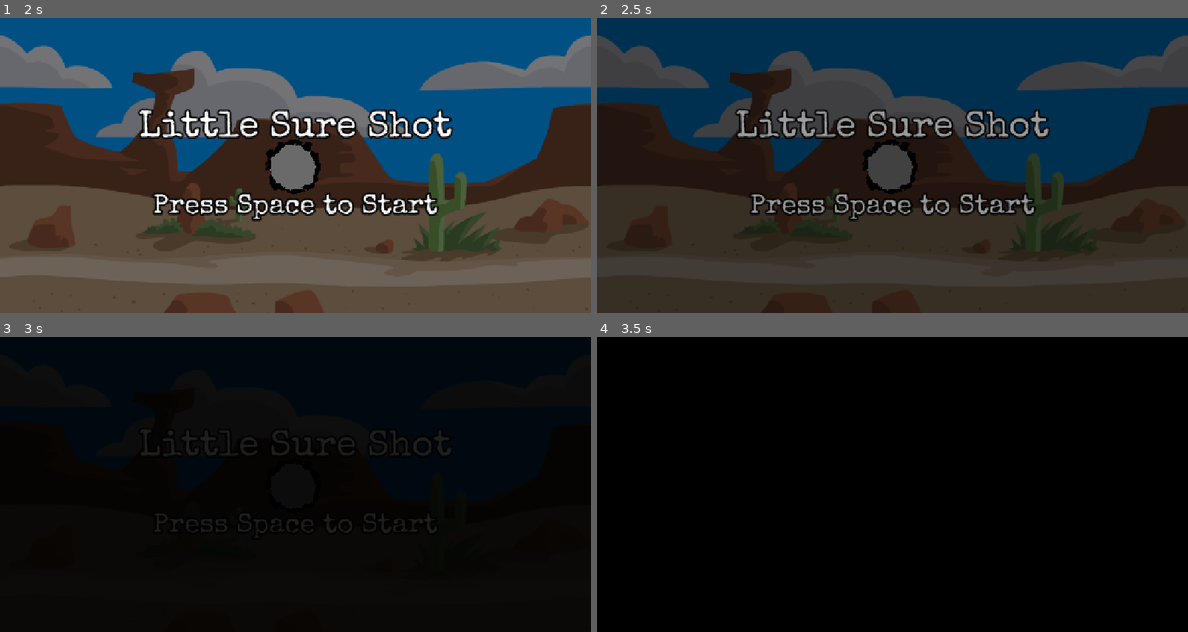
Above: before the commit, frames 1-4 (two rows, left to right).
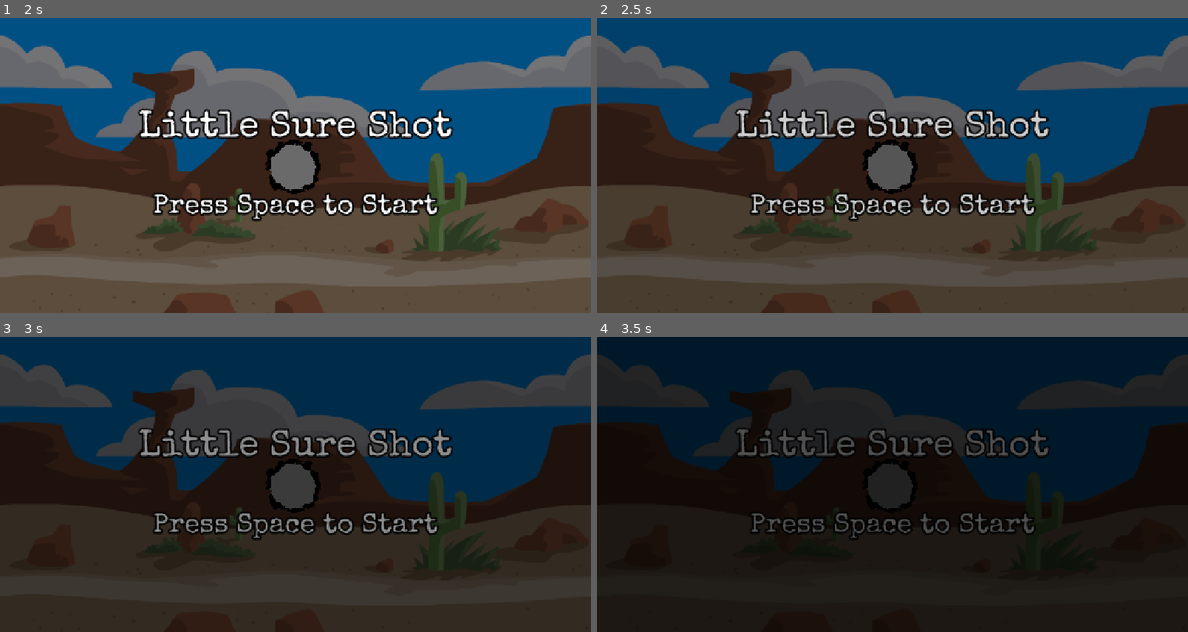
Above: after the commit, the same moments.

Repository: jenschrader/sdev248-group-project-2
Game: Godot game, scene res://scenes/ui/StartScreen.tscn
The game is run twice, just before and just after one commit, with the same random seed, the same clock (stepped at 60 frames per second) and the same inputs.
Inputs:
- Up to frame 1 (2 s): tap Space (Play) at 0.5 s; hold Right (ui_right) 0.53-1.28 s; hold Space (Play) 0.53-1.28 s; tap Enter (interact) at 0.8, 1.35 s; hold Down (ui_down) from 1.28 s (still down); tap N (no) at 1.55 s
- Up to frame 2 (2.5 s): tap Space (Play) at 2, 2.3 s; release Down (ui_down) at 2.03 s; hold Right (ui_right) from 2.03 s (still down); hold N (no) from 2.03 s (still down)
- Up to frame 3 (3 s): tap Space (Play) at 2.75, 2.85 s; release Right (ui_right) at 2.78 s; release N (no) at 2.78 s; hold S (speed_up, bound only after the commit) from 2.78 s (still down)
- Up to frame 4 (3.5 s): keep holding S (speed_up, bound only after the commit); tap Enter (interact) at 3.05 s

Frame 1 is identical in both runs. In frame 2, 31% of the frame differs, in the area x 0-100%, y 0-68%; in frame 3, 97%, in the area x 0-100%, y 0-100%; in frame 4, 75%.

Commit message:
Added typewriter SFX to cutscene; Created globals for fading in/out and for music management; Added pause screen menu; Misc improvements

Diff:
--- a/group-project-2/assets/themes/theme.tres
+++ b/group-project-2/assets/themes/theme.tres
@@ -2,13 +2,29 @@
 
 [ext_resource type="FontFile" uid="uid://cm2hx8aspukc7" path="res://assets/fonts/SpecialElite-Regular.ttf" id="1_7egdk"]
 
-[sub_resource type="StyleBoxFlat" id="StyleBoxFlat_w1xho"]
-bg_color = Color(0.203281, 0.141949, 0.0619026, 1)
+[sub_resource type="StyleBoxFlat" id="StyleBoxFlat_p0u25"]
+bg_color = Color(0.03, 0.01555, 0.0045, 0.835294)
 border_width_left = 6
 border_width_top = 6
 border_width_right = 6
 border_width_bottom = 6
-border_color = Color(0.189992, 0.131794, 0.0558289, 1)
+border_color = Color(0.0292245, 0.0152115, 0.00431445, 1)
+corner_radius_top_left = 10
+corner_radius_top_right = 10
+corner_radius_bottom_right = 10
+corner_radius_bottom_left = 10
+expand_margin_left = 20.0
+expand_margin_top = 10.0
+expand_margin_right = 20.0
+expand_margin_bottom = 10.0
+
+[sub_resource type="StyleBoxFlat" id="StyleBoxFlat_w1xho"]
+bg_color = Color(0.03, 0.01555, 0.0045, 0.835294)
+border_width_left = 6
+border_width_top = 6
+border_width_right = 6
+border_width_bottom = 6
+border_color = Color(0.0292245, 0.0152115, 0.00431445, 1)
 corner_radius_top_left = 10
 corner_radius_top_right = 10
 corner_radius_bottom_right = 10
@@ -19,28 +35,12 @@
 expand_margin_bottom = 10.0
 
 [sub_resource type="StyleBoxFlat" id="StyleBoxFlat_fq388"]
-bg_color = Color(0.203281, 0.141949, 0.0619026, 1)
+bg_color = Color(0.03, 0.01555, 0.0045, 0.835294)
 border_width_left = 6
 border_width_top = 6
 border_width_right = 6
 border_width_bottom = 6
-border_color = Color(0.189992, 0.131794, 0.0558289, 1)
-corner_radius_top_left = 10
-corner_radius_top_right = 10
-corner_radius_bottom_right = 10
-corner_radius_bottom_left = 10
-expand_margin_left = 20.0
-expand_margin_top = 10.0
-expand_margin_right = 20.0
-expand_margin_bottom = 10.0
-
-[sub_resource type="StyleBoxFlat" id="StyleBoxFlat_p0u25"]
-bg_color = Color(0.203281, 0.141949, 0.0619026, 1)
-border_width_left = 6
-border_width_top = 6
-border_width_right = 6
-border_width_bottom = 6
-border_color = Color(0.189992, 0.131794, 0.0558289, 1)
+border_color = Color(0.0292245, 0.0152115, 0.00431445, 1)
 corner_radius_top_left = 10
 corner_radius_top_right = 10
 corner_radius_bottom_right = 10
@@ -51,12 +51,12 @@
 expand_margin_bottom = 10.0
 
 [sub_resource type="StyleBoxFlat" id="StyleBoxFlat_ji1hq"]
-bg_color = Color(0.203281, 0.141949, 0.0619026, 1)
+bg_color = Color(0.03, 0.01555, 0.0045, 0.835294)
 border_width_left = 6
 border_width_top = 6
 border_width_right = 6
 border_width_bottom = 6
-border_color = Color(0.189992, 0.131794, 0.0558289, 1)
+border_color = Color(0.0292245, 0.0152115, 0.00431445, 1)
 corner_radius_top_left = 10
 corner_radius_top_right = 10
 corner_radius_bottom_right = 10
@@ -67,7 +67,7 @@
 expand_margin_bottom = 10.0
 
 [sub_resource type="StyleBoxFlat" id="StyleBoxFlat_pdjgs"]
-bg_color = Color(0.398533, 0.291931, 0.153223, 1)
+bg_color = Color(0.03, 0.01555, 0.0045, 0.835294)
 border_width_left = 6
 border_width_top = 6
 border_width_right = 6
@@ -103,7 +103,7 @@
 border_width_top = 4
 border_width_right = 4
 border_width_bottom = 4
-border_color = Color(0.219439, 0.157627, 0.0472978, 1)
+border_color = Color(0.03, 0.01555, 0.0045, 0.835294)
 corner_radius_top_left = 3
 corner_radius_top_right = 3
 corner_radius_bottom_right = 3
@@ -129,9 +129,9 @@
 Button/constants/icon_max_width = 0
 Button/constants/outline_size = 0
 Button/font_sizes/font_size = 24
-Button/styles/disabled = SubResource("StyleBoxFlat_w1xho")
-Button/styles/focus = SubResource("StyleBoxFlat_fq388")
-Button/styles/hover = SubResource("StyleBoxFlat_p0u25")
+Button/styles/disabled = SubResource("StyleBoxFlat_p0u25")
+Button/styles/focus = SubResource("StyleBoxFlat_w1xho")
+Button/styles/hover = SubResource("StyleBoxFlat_fq388")
 Button/styles/hover_pressed = SubResource("StyleBoxFlat_ji1hq")
 Button/styles/normal = SubResource("StyleBoxFlat_pdjgs")
 Button/styles/pressed = SubResource("StyleBoxFlat_hooha")
--- a/group-project-2/project.godot
+++ b/group-project-2/project.godot
@@ -18,6 +18,8 @@
 [autoload]
 
 GameManager="*res://scripts/systems/game_manager.gd"
+MusicManager="*res://scenes/ui/GlobalMusic.tscn"
+Fader="*res://scenes/ui/FadeLayer.tscn"
 
 [display]
 
@@ -47,6 +49,11 @@
 "events": [Object(InputEventKey,"resource_local_to_scene":false,"resource_name":"","device":-1,"window_id":0,"alt_press …(192 unchanged characters)…
 ]
 }
+speed_up={
+"deadzone": 0.2,
+"events": [Object(InputEventKey,"resource_local_to_scene":false,"resource_name":"","device":-1,"window_id":0,"alt_pressed":false,"shift_pressed":false,"ctrl_pressed":false,"meta_pressed":false,"pressed":false,"keycode":0,"physical_keycode":83,"key_label":0,"unicode":115,"location":0,"echo":false,"script":null)
+]
+}
 
 [rendering]
 
--- a/group-project-2/scenes/levels/IntroSaloon.tscn
+++ b/group-project-2/scenes/levels/IntroSaloon.tscn
@@ -7,6 +7,8 @@
 [ext_resource type="PackedScene" uid="uid://dvrrr4olouuju" path="res://scenes/objects/Barrel.tscn" id="4_63d5d"]
 [ext_resource type="PackedScene" uid="uid://ga4n22hluby5" path="res://scenes/ui/Dialogue.tscn" id="5_0adr5"]
 [ext_resource type="PackedScene" uid="uid://dnabbftq8dm30" path="res://scenes/objects/WarpArea.tscn" id="6_qxd2a"]
+[ext_resource type="PackedScene" uid="uid://pqj6ivgawcf1" path="res://scenes/ui/PauseMenu.tscn" id="8_3c2ml"]
+[ext_resource type="FontFile" uid="uid://cm2hx8aspukc7" path="res://assets/fonts/SpecialElite-Regular.ttf" id="9_k48m6"]
 
 [sub_resource type="TileSetAtlasSource" id="TileSetAtlasSource_63d5d"]
 texture = ExtResource("3_0adr5")
@@ -81,6 +83,13 @@
 physics_layer_0/collision_layer = 1
 sources/1 = SubResource("TileSetAtlasSource_ambr8")
 
+[sub_resource type="LabelSettings" id="LabelSettings_08as6"]
+line_spacing = 5.0
+font = ExtResource("9_k48m6")
+font_size = 21
+outline_size = 5
+outline_color = Color(0, 0, 0, 1)
+
 [node name="IntroSaloon" type="Node2D"]
 script = ExtResource("1_6b1iu")
 
@@ -111,6 +120,11 @@
 message = "Frank better not be playing a trick on me."
 object_id = "3"
 
+[node name="Barrel4" parent="." instance=ExtResource("4_63d5d")]
+position = Vector2(156, 171)
+message = "Are those pickles?"
+object_id = "4"
+
 [node name="WarpArea" parent="." instance=ExtResource("6_qxd2a")]
 position = Vector2(638, 6)
 spawn_position = Vector2(4, 1)
@@ -126,9 +140,15 @@
 grow_horizontal = 1
 grow_vertical = 0
 
-[node name="Barrel4" parent="." instance=ExtResource("4_63d5d")]
-position = Vector2(156, 171)
-message = "Are those pickles?"
-object_id = "4"
+[node name="PauseMenu" parent="." instance=ExtResource("8_3c2ml")]
+visible = false
+
+[node name="Label" type="Label" parent="."]
+offset_left = 10.0
+offset_top = 10.0
+offset_right = 206.0
+offset_bottom = 32.0
+text = "Press ESC to pause"
+label_settings = SubResource("LabelSettings_08as6")
 
 [connection signal="body_entered" from="WarpArea" to="Player" method="_on_warp_area_body_entered"]
--- a/group-project-2/scenes/levels/TownLevel.tscn
+++ b/group-project-2/scenes/levels/TownLevel.tscn
@@ -6,6 +6,7 @@
 [ext_resource type="PackedScene" uid="uid://dnabbftq8dm30" path="res://scenes/objects/WarpArea.tscn" id="4_2o0me"]
 [ext_resource type="PackedScene" uid="uid://dp7qc3mk6kn7j" path="res://scenes/characters/Player.tscn" id="5_2rbbb"]
 [ext_resource type="PackedScene" uid="uid://ga4n22hluby5" path="res://scenes/ui/Dialogue.tscn" id="6_6027q"]
+[ext_resource type="PackedScene" uid="uid://pqj6ivgawcf1" path="res://scenes/ui/PauseMenu.tscn" id="7_ptyi1"]
 
 [sub_resource type="TileSetAtlasSource" id="TileSetAtlasSource_0qm1f"]
 texture = ExtResource("1_7c8rq")
@@ -107,4 +108,7 @@
 grow_horizontal = 1
 grow_vertical = 0
 
+[node name="PauseMenu" parent="." instance=ExtResource("7_ptyi1")]
+visible = false
+
 [editable path="Player"]
--- a/group-project-2/scenes/ui/Cutscene.tscn
+++ b/group-project-2/scenes/ui/Cutscene.tscn
@@ -1,12 +1,21 @@
-[gd_scene load_steps=4 format=3 uid="uid://efxtolgv7k2p"]
+[gd_scene load_steps=8 format=3 uid="uid://efxtolgv7k2p"]
 
 [ext_resource type="Script" uid="uid://crjiw8rulnf4e" path="res://scripts/ui/cutscene.gd" id="1_wchr6"]
 [ext_resource type="Theme" uid="uid://bynbwd6b4phd7" path="res://assets/themes/theme.tres" id="2_bbya1"]
+[ext_resource type="AudioStream" uid="uid://d26uyxuvbwem7" path="res://assets/audio/typing.mp3" id="3_027n6"]
+[ext_resource type="FontFile" uid="uid://cm2hx8aspukc7" path="res://assets/fonts/SpecialElite-Regular.ttf" id="4_43212"]
 
 [sub_resource type="LabelSettings" id="LabelSettings_bbya1"]
 line_spacing = 10.0
 paragraph_spacing = 20.0
 font_size = 24
+
+[sub_resource type="LabelSettings" id="LabelSettings_7ojv4"]
+font_size = 36
+
+[sub_resource type="LabelSettings" id="LabelSettings_43212"]
+font = ExtResource("4_43212")
+font_size = 20
 
 [node name="Cutscene" type="Control"]
 layout_mode = 3
@@ -53,7 +62,35 @@
 offset_bottom = -42.0
 grow_horizontal = 0
 grow_vertical = 0
+mouse_default_cursor_shape = 2
 theme = ExtResource("2_bbya1")
 text = "Continue"
 
+[node name="TypeSFX" type="AudioStreamPlayer2D" parent="."]
+stream = ExtResource("3_027n6")
+volume_db = -10.0
+
+[node name="FastForwardIcon" type="Label" parent="."]
+visible = false
+layout_mode = 0
+offset_left = 283.0
+offset_top = 579.0
+offset_right = 342.0
+offset_bottom = 643.0
+theme_override_fonts/font = ExtResource("4_43212")
+text = ">>"
+label_settings = SubResource("LabelSettings_7ojv4")
+horizontal_alignment = 1
+vertical_alignment = 1
+
+[node name="FastForwardLabel" type="Label" parent="."]
+layout_mode = 0
+offset_left = 36.0
+offset_top = 595.0
+offset_right = 283.0
+offset_bottom = 618.0
+text = "Press \"s\" to fast forward"
+label_settings = SubResource("LabelSettings_43212")
+vertical_alignment = 1
+
 [connection signal="pressed" from="ColorRect/ContinueButton" to="." method="_on_continue_button_pressed"]
--- a/group-project-2/scenes/ui/Dialogue.tscn
+++ b/group-project-2/scenes/ui/Dialogue.tscn
@@ -10,7 +10,7 @@
 border_width_top = 6
 border_width_right = 6
 border_width_bottom = 6
-border_color = Color(0.156515, 0.109141, 0.0403625, 1)
+border_color = Color(0.03, 0.01555, 0.0045, 0.835294)
 corner_radius_top_left = 10
 corner_radius_top_right = 10
 corner_radius_bottom_right = 10
--- /dev/null
+++ b/group-project-2/scenes/ui/FadeLayer.tscn
@@ -0,0 +1,15 @@
+[gd_scene load_steps=2 format=3 uid="uid://dkleppme6fi4t"]
+
+[ext_resource type="Script" uid="uid://dayk4u6l5y3d3" path="res://scripts/ui/fade_layer.gd" id="1_aq6g5"]
+
+[node name="FadeLayer" type="CanvasLayer"]
+script = ExtResource("1_aq6g5")
+
+[node name="FadeRect" type="ColorRect" parent="."]
+modulate = Color(1, 1, 1, 0)
+anchors_preset = 15
+anchor_right = 1.0
+anchor_bottom = 1.0
+grow_horizontal = 2
+grow_vertical = 2
+color = Color(0, 0, 0, 1)
--- /dev/null
+++ b/group-project-2/scenes/ui/GlobalMusic.tscn
@@ -0,0 +1,10 @@
+[gd_scene load_steps=2 format=3 uid="uid://bkysv77kf5rg5"]
+
+[ext_resource type="AudioStream" uid="uid://buyp11g5shg6p" path="res://assets/audio/western.mp3" id="1_qucha"]
+
+[node name="GlobalMusic" type="Node"]
+
+[node name="MusicPlayer" type="AudioStreamPlayer2D" parent="."]
+stream = ExtResource("1_qucha")
+volume_db = -10.0
+autoplay = true
--- a/group-project-2/scenes/ui/LevelComplete.tscn
+++ b/group-project-2/scenes/ui/LevelComplete.tscn
@@ -59,6 +59,7 @@
 [node name="Button" type="Button" parent="Panel/CenterContainer/VBoxContainer"]
 layout_mode = 2
 size_flags_horizontal = 4
+mouse_default_cursor_shape = 2
 theme = ExtResource("1_3rktr")
 text = "Return to Title"
 
--- /dev/null
+++ b/group-project-2/scenes/ui/PauseMenu.tscn
@@ -0,0 +1,73 @@
+[gd_scene load_steps=6 format=3 uid="uid://pqj6ivgawcf1"]
+
+[ext_resource type="Script" uid="uid://dmki7qomgefjq" path="res://scripts/ui/pause_menu.gd" id="1_7ida2"]
+[ext_resource type="Theme" uid="uid://bynbwd6b4phd7" path="res://assets/themes/theme.tres" id="1_vb6pq"]
+
+[sub_resource type="StyleBoxFlat" id="StyleBoxFlat_7ida2"]
+bg_color = Color(0.04, 0.04, 0.04, 0.956863)
+border_width_left = 6
+border_width_top = 6
+border_width_right = 6
+border_width_bottom = 6
+
+[sub_resource type="LabelSettings" id="LabelSettings_7ida2"]
+font_size = 72
+outline_size = 10
+outline_color = Color(0, 0, 0, 1)
+
+[sub_resource type="LabelSettings" id="LabelSettings_n5dsq"]
+font_size = 36
+outline_size = 10
+outline_color = Color(0, 0, 0, 1)
+
+[node name="PauseMenu" type="CanvasLayer"]
+script = ExtResource("1_7ida2")
+
+[node name="Panel" type="Panel" parent="."]
+anchors_preset = 15
+anchor_right = 1.0
+anchor_bottom = 1.0
+grow_horizontal = 2
+grow_vertical = 2
+theme = ExtResource("1_vb6pq")
+theme_override_styles/panel = SubResource("StyleBoxFlat_7ida2")
+
+[node name="CenterContainer" type="CenterContainer" parent="Panel"]
+layout_mode = 1
+anchors_preset = 14
+anchor_top = 0.5
+anchor_right = 1.0
+anchor_bottom = 0.5
+offset_top = -167.0
+offset_bottom = 167.0
+grow_horizontal = 2
+grow_vertical = 2
+
+[node name="VBoxContainer" type="VBoxContainer" parent="Panel/CenterContainer"]
+layout_mode = 2
+theme_override_constants/separation = 64
+
+[node name="PauseTitle" type="Label" parent="Panel/CenterContainer/VBoxContainer"]
+layout_mode = 2
+size_flags_vertical = 6
+text = "Paused"
+label_settings = SubResource("LabelSettings_7ida2")
+horizontal_alignment = 1
+
+[node name="ControlSettingsLabel" type="Label" parent="Panel/CenterContainer/VBoxContainer"]
+layout_mode = 2
+text = "Control Settings:
+
+Arrow Keys — Move
+Enter — Interact
+Y / N — Confirm / Cancel
+Esc — Pause"
+label_settings = SubResource("LabelSettings_n5dsq")
+horizontal_alignment = 1
+
+[node name="Resume" type="Button" parent="Panel/CenterContainer/VBoxContainer"]
+layout_mode = 2
+mouse_default_cursor_shape = 2
+text = "Resume"
+
+[connection signal="pressed" from="Panel/CenterContainer/VBoxContainer/Resume" to="." method="_on_resume_pressed"]
--- a/group-project-2/scenes/ui/StartScreen.tscn
+++ b/group-project-2/scenes/ui/StartScreen.tscn
@@ -1,10 +1,9 @@
-[gd_scene load_steps=9 format=3 uid="uid://d2slwtf0xksl4"]
+[gd_scene load_steps=8 format=3 uid="uid://d2slwtf0xksl4"]
 
 [ext_resource type="Script" uid="uid://da30s5k1lpsp1" path="res://scripts/ui/start_screen.gd" id="1_r6ble"]
 [ext_resource type="Texture2D" uid="uid://chvkam034qjg3" path="res://assets/backgrounds/desert_BG.png" id="2_8qqbg"]
 [ext_resource type="FontFile" uid="uid://cm2hx8aspukc7" path="res://assets/fonts/SpecialElite-Regular.ttf" id="3_75o78"]
 [ext_resource type="Texture2D" uid="uid://bhofqku3tiug8" path="res://assets/sprites/bullet.png" id="4_w26h4"]
-[ext_resource type="AudioStream" uid="uid://buyp11g5shg6p" path="res://assets/audio/western.mp3" id="5_w26h4"]
 [ext_resource type="AudioStream" uid="uid://cu0dyiwaqhm2j" path="res://assets/audio/gunshot.mp3" id="6_lq8pi"]
 
 [sub_resource type="LabelSettings" id="LabelSettings_lq8pi"]
@@ -45,10 +44,6 @@
 scale = Vector2(0.3, 0.3)
 texture = ExtResource("4_w26h4")
 
-[node name="western" type="AudioStreamPlayer2D" parent="."]
-stream = ExtResource("5_w26h4")
-autoplay = true
-
 [node name="gunshot" type="AudioStreamPlayer2D" parent="."]
 stream = ExtResource("6_lq8pi")
 
@@ -78,13 +73,3 @@
 label_settings = SubResource("LabelSettings_8qqbg")
 horizontal_alignment = 1
 vertical_alignment = 1
-
-[node name="FadeRect" type="ColorRect" parent="."]
-modulate = Color(1, 1, 1, 0)
-layout_mode = 1
-anchors_preset = 15
-anchor_right = 1.0
-anchor_bottom = 1.0
-grow_horizontal = 2
-grow_vertical = 2
-color = Color(0, 0, 0, 1)
--- a/group-project-2/scripts/objects/interactable.gd
+++ b/group-project-2/scripts/objects/interactable.gd
@@ -26,6 +26,7 @@
 		get_tree().call_group("dialogue", "show_message", "Now I better hurry to the show!")
 
 		await get_tree().create_timer(2).timeout
+		await Fader.fade_out(2.0)
 		get_tree().change_scene_to_file("res://scenes/ui/LevelComplete.tscn")
 	else:
 		get_tree().call_group("dialogue", "show_message", message)
--- a/group-project-2/scripts/ui/cutscene.gd
+++ b/group-project-2/scripts/ui/cutscene.gd
@@ -2,20 +2,47 @@
 
 @onready var label = $ColorRect/StoryLabel
 @onready var continue_button = $ColorRect/ContinueButton
+@onready var type_sfx = $TypeSFX
+@onready var fast_forward_icon = $FastForwardIcon
 
 var story_text := """In 1885 Phoebe Ann Moses, her friends call her Annie, left Cincinnati, Ohio by rail with her husba …(548 unchanged characters)…
 
 func _ready():
+	Fader.fade_in(1.0)
 	label.text = ""
 	continue_button.visible = false
+	fast_forward_icon.visible = false
 	typewriter_effect()
 
 func typewriter_effect():
 	for i in story_text.length():
-		label.text += story_text[i]
-		await get_tree().create_timer(0.035).timeout
+		var char = story_text.substr(i, 1)
+		label.text += char
+
+		if char != " " and char != "\n":
+			if type_sfx:
+				type_sfx.pitch_scale = randf_range(0.7, 1.0)
+				type_sfx.play()
+
+		var delay := 0.08
+
+		if char == "\n":
+			delay = 0.5
+		elif char == " ":
+			delay = 0.05
+
+		if Input.is_action_pressed("speed_up"):
+			delay *= 0.3
+			fast_forward_icon.visible = true
+		else:
+			fast_forward_icon.visible = false
+
+		await get_tree().create_timer(delay).timeout
+
 	await get_tree().create_timer(0.3).timeout
 	continue_button.visible = true
+	fast_forward_icon.visible = false  # just in case it's still visible
 
 func _on_continue_button_pressed() -> void:
+	await Fader.fade_out(2.0)
 	get_tree().change_scene_to_file("res://scenes/levels/IntroSaloon.tscn")
--- a/group-project-2/scripts/ui/dialogue.gd
+++ b/group-project-2/scripts/ui/dialogue.gd
@@ -4,9 +4,15 @@
 @onready var continue_icon = $Panel/ContinueIcon
 
 var can_advance := false
+var message_showing := false
 
 func show_message(text):
+	if message_showing:
+		return  # prevent overlapping calls
+
 	print("Showing message (typewriter):", text) # debug
+
+	message_showing = true
 	label.text = "" # reset text string label b4 starting
 	label.visible = true # make sure label is visible
 	$Panel.visible = true # make sure panel is visible
@@ -22,6 +28,7 @@
 	await get_tree().create_timer(0.3).timeout  # slight pause before continue
 	continue_icon.visible = true # now set continue icon to visible, after txt is finished!
 	can_advance = true # set bool to true so txt can advance (if there's multiple lines etc)
+	message_showing = false
 
 func hide_message():
 	label.text = ""
@@ -30,6 +37,7 @@
 	$Panel.visible = false
 	visible = false
 	can_advance = false
+	message_showing = false
 
 func _input(event):
 	if event.is_action_pressed("interact") and visible and continue_icon.visible and can_advance:
--- /dev/null
+++ b/group-project-2/scripts/ui/fade_layer.gd
@@ -0,0 +1,15 @@
+extends CanvasLayer
+
+@onready var fade = $FadeRect
+
+func fade_out(duration: float = 1.0):
+	visible = true
+	var tween = get_tree().create_tween()
+	tween.tween_property(fade, "modulate:a", 1.0, duration)
+	await tween.finished
+
+func fade_in(duration: float = 1.0):
+	var tween = get_tree().create_tween()
+	tween.tween_property(fade, "modulate:a", 0.0, duration)
+	await tween.finished
+	visible = false  # hides the whole fade layer
--- a/group-project-2/scripts/ui/intro_saloon.gd
+++ b/group-project-2/scripts/ui/intro_saloon.gd
@@ -1 +1,4 @@
 extends Node2D
+
+func _ready():
+	Fader.fade_in(1.0)
--- a/group-project-2/scripts/ui/level_complete.gd
+++ b/group-project-2/scripts/ui/level_complete.gd
@@ -1,4 +1,8 @@
 extends Control
 
+func _ready() -> void:
+	Fader.fade_in(1.0)
+
 func _on_button_pressed() -> void:
+	await Fader.fade_out(2.0)
 	get_tree().change_scene_to_file("res://scenes/ui/StartScreen.tscn")
--- /dev/null
+++ b/group-project-2/scripts/ui/pause_menu.gd
@@ -0,0 +1,20 @@
+extends CanvasLayer
+
+func _input(event):
+	if event.is_action_pressed("ui_cancel"):
+		toggle_pause()
+
+func toggle_pause():
+	visible = not visible
+	get_tree().paused = visible
+
+
+	process_mode = Node.PROCESS_MODE_ALWAYS
+
+func resume():
+	visible = false
+	get_tree().paused = false
+
+
+func _on_resume_pressed() -> void:
+	resume()
--- a/group-project-2/scripts/ui/start_screen.gd
+++ b/group-project-2/scripts/ui/start_screen.gd
@@ -2,9 +2,10 @@
 
 @onready var sprite = $Sprite2D
 @onready var audio = $gunshot
-@onready var fade = $FadeRect
+
 
 func _ready():
+	Fader.fade_in(1.0)
 	sprite.visible = false
 
 
@@ -14,10 +15,5 @@
 		await get_tree().create_timer(0.2).timeout
 		sprite.visible = true
 		await get_tree().create_timer(1.4).timeout
-		await fade_to_black()
+		await Fader.fade_out(2.0)
 		get_tree().change_scene_to_file("res://scenes/ui/Cutscene.tscn")
-
-func fade_to_black():
-	var tween = get_tree().create_tween()
-	tween.tween_property(fade, "modulate:a", 2.0, 2.0) # fade over 1 second
-	await tween.finished
Not shown: 1 places in group-project-2/scenes/levels/IntroSaloon.tscn that only renumber resources
Not shown: 1 places in group-project-2/scenes/levels/TownLevel.tscn that only renumber resources
Not shown, added: group-project-2/scripts/ui/fade_layer.gd.uid
Not shown, added: group-project-2/scripts/ui/pause_menu.gd.uid
Not shown, added: group-project-2/assets/audio/typing.mp3
